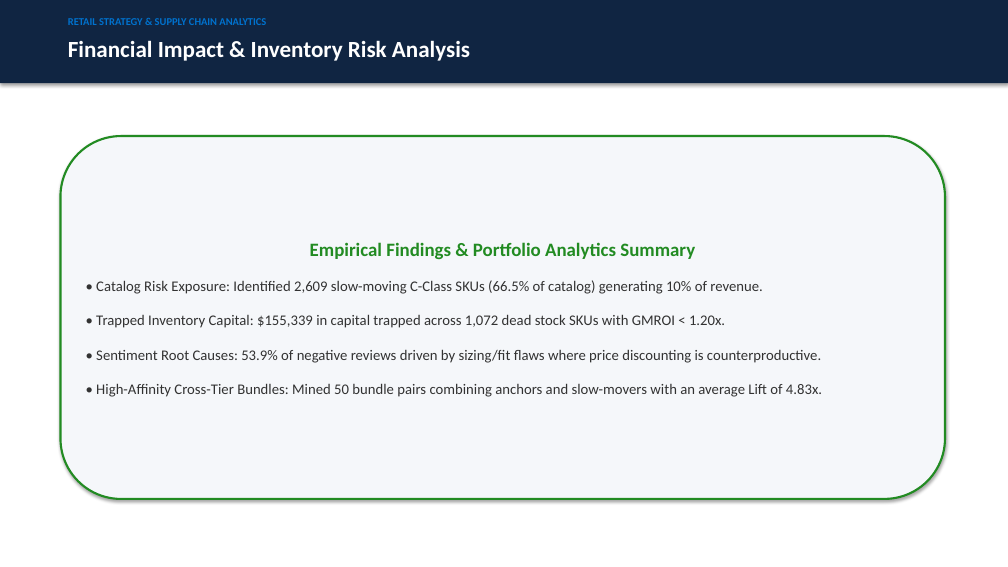
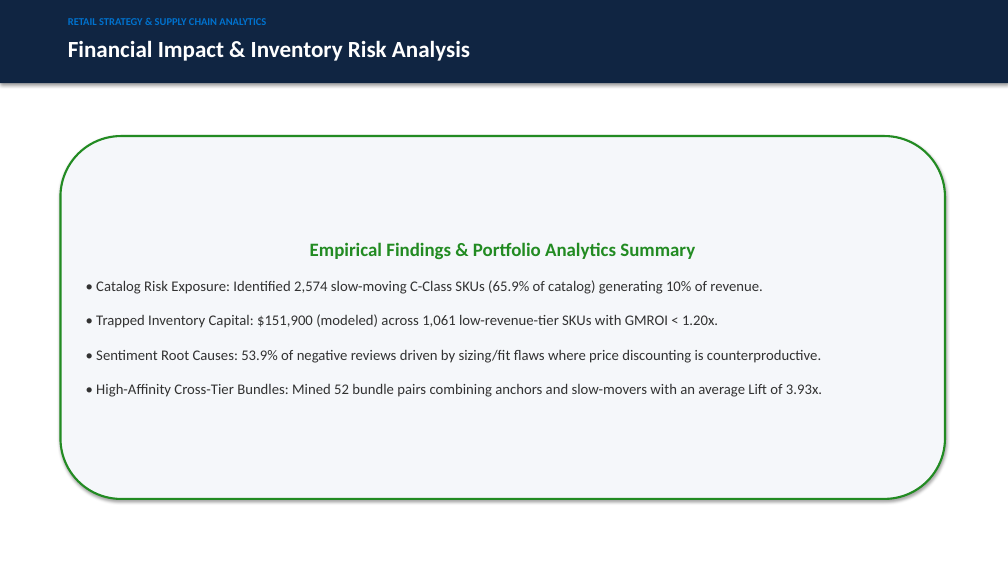
Before and after one commit to PriyankaHichkad/Market-Basket-Sentiment-Clearance-Optimizer, a slide deck: slide 8 of reports/executive_presentation_deck.pptx. Drawn at 1008x567 pixels with LibreOffice and Linux fonts; fonts in the diff are those of the drawing. Boxes give left, top, right and bottom in pixels: in the first picture for what was removed or moved away, otherwise in the second. Text is boxed around its words. In the diff, an @@ line names an element or a change of style, - is before the commit and + after.

```diff
--- a/reports/executive_presentation_deck.pptx
+++ b/reports/executive_presentation_deck.pptx
@@ text in rounded rectangle at (x1=96, y1=280, x2=763, y2=328): text changed @@
-• Catalog Risk Exposure: Identified 2,609 slow-moving C-Class SKUs (66.5% of catalog) generating 10% of revenue.
-• Trapped Inventory Capital: $155,339 in capital trapped across 1,072 dead stock SKUs with GMROI < 1.20x.
+• Catalog Risk Exposure: Identified 2,574 slow-moving C-Class SKUs (65.9% of catalog) generating 10% of revenue.
+• Trapped Inventory Capital: $151,900 (modeled) across 1,061 low-revenue-tier SKUs with GMROI < 1.20x.
@@ text in rounded rectangle at (x1=96, y1=383, x2=822, y2=397): text changed @@
-• High-Affinity Cross-Tier Bundles: Mined 50 bundle pairs combining anchors and slow-movers with an average Lift of 4.83x.
+• High-Affinity Cross-Tier Bundles: Mined 52 bundle pairs combining anchors and slow-movers with an average Lift of 3.93x.
```
Also in this commit, not shown: 2 other slides changed, 6 other files.
